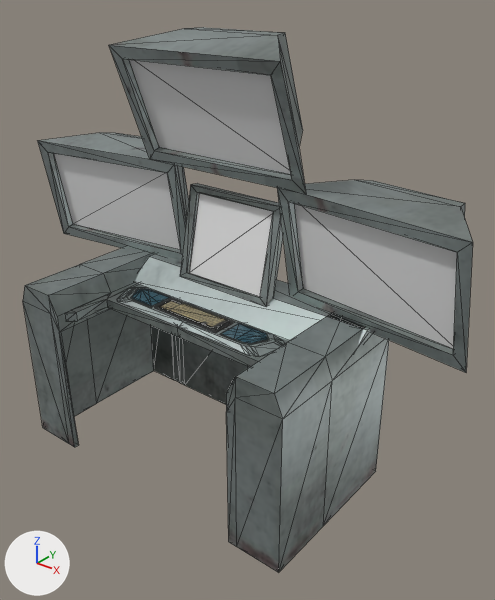
The glTF model Blender-Models/BAKED/COMPUTER/computer.glb, before and after one commit.
Before and after are seen from a 50 mm camera at (2.97, 3.36, 2.39) aimed at (1.06, 5.75, 0.91). The lights are fixed; the arrows at lower left show +X, +Y and +Z. Mesh edges are drawn as thin lines. Where no turn or scale is listed for an object, it has been applied to the vertices.

Names of what the first picture shows: 'computer-col'.
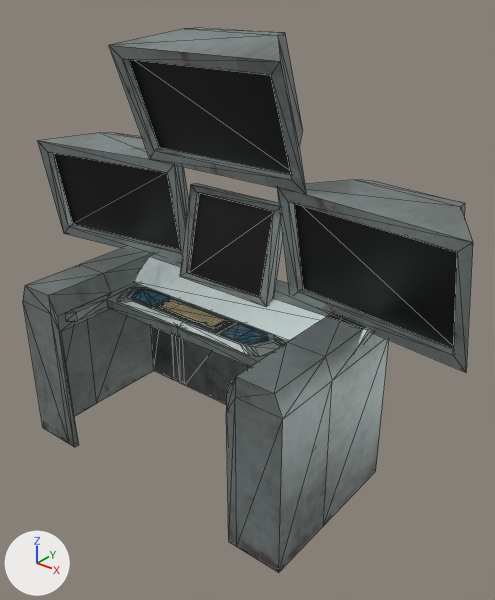
Pixel boxes (x1, y1, x2, y2) of what changed, in the pictures (495 x 600 px):
'computer-col', recoloured (white to black): (49, 57, 460, 382) in both

Diff of the bpy script that builds the scene:
```diff
--- a/Blender-Models/BAKED/COMPUTER/computer.glb.py
+++ b/Blender-Models/BAKED/COMPUTER/computer.glb.py
@@ mat_screen @@
 mat_screen = principled_material('screen')
-mat_screen.base_color = (0.8, 0.8, 0.8)  # white #e7e7e7
+mat_screen.base_color = (0.0, 0.0, 0.0)  # black #000000
```
